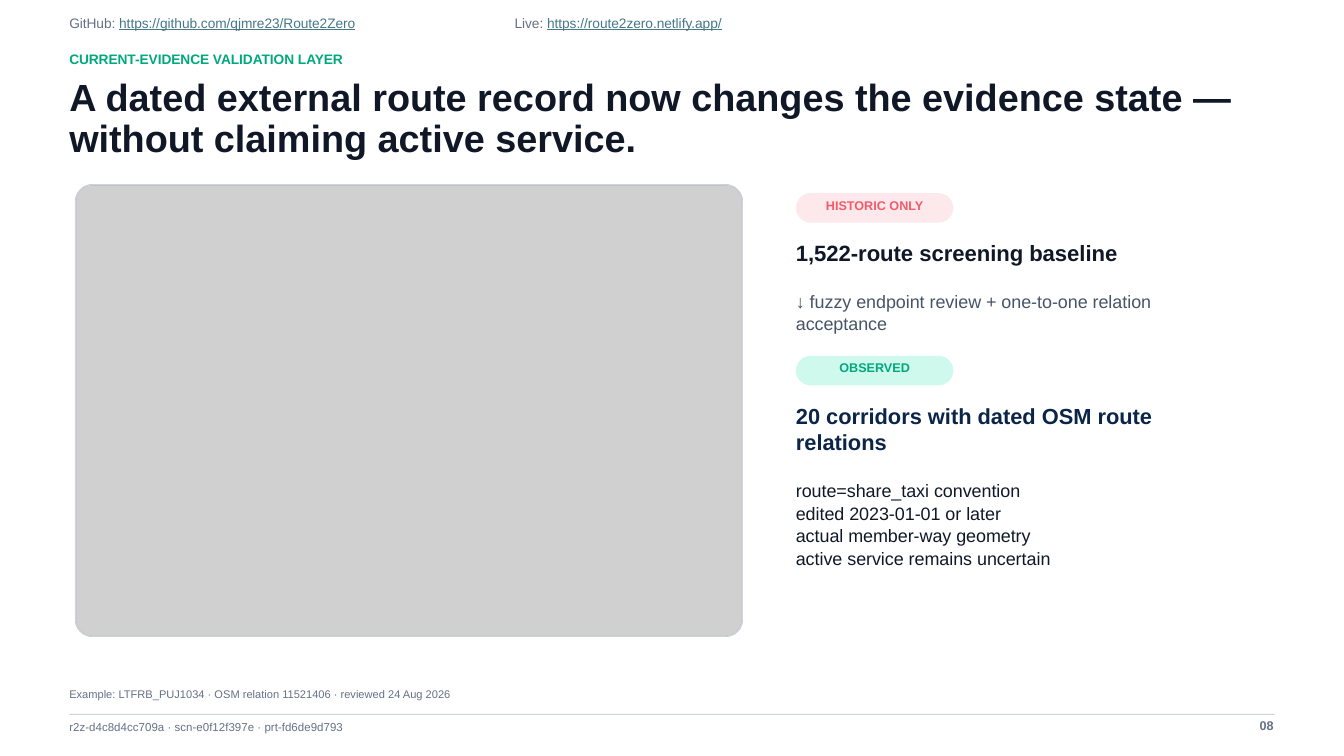
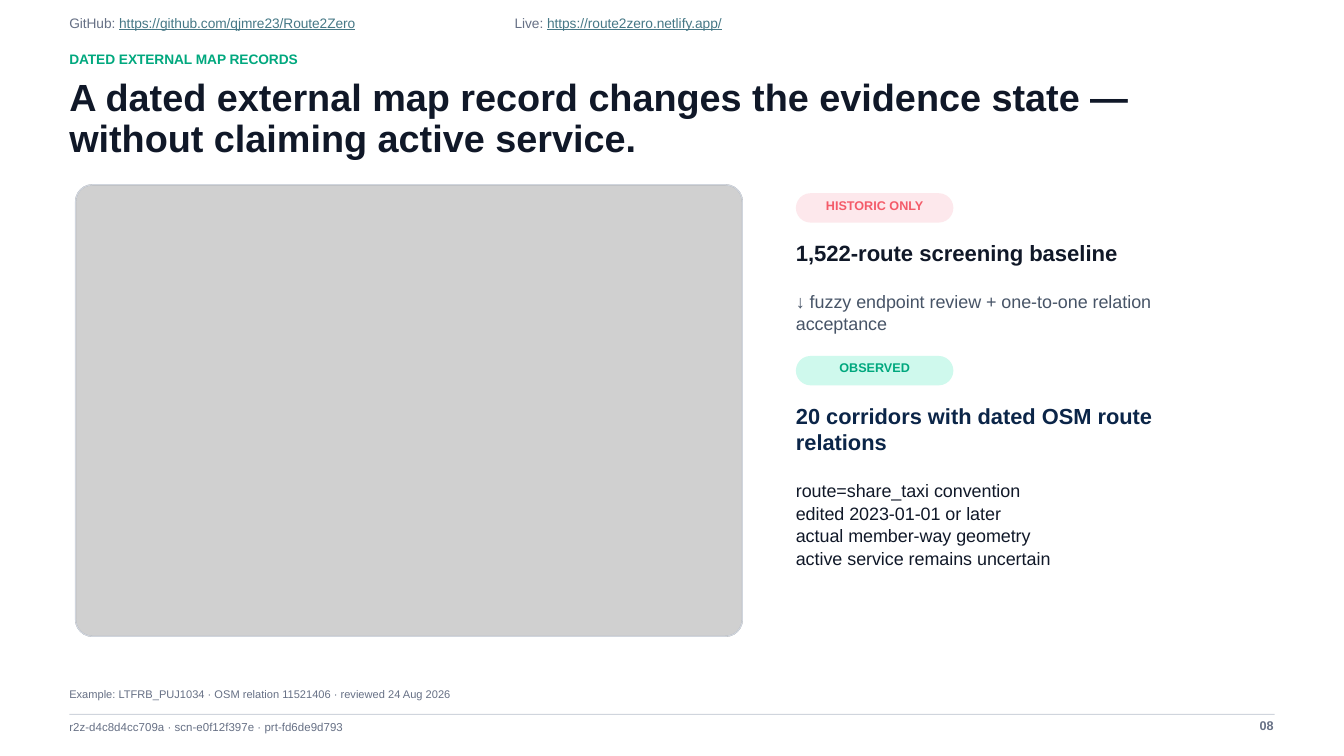
Before and after one commit to qjmre23/Route2Zero, a slide deck: slide 8 of output/submission/Route2Zero_Concept_Deck_20_Slides.pptx. Drawn at 1344x756 pixels with LibreOffice and Linux fonts; fonts in the diff are those of the drawing; grey boxes stand for pictures. Boxes give left, top, right and bottom in pixels: in the first picture for what was removed or moved away, otherwise in the second. Text is boxed around its words. In the diff, an @@ line names an element or a change of style, - is before the commit and + after.

```diff
--- a/output/submission/Route2Zero_Concept_Deck_20_Slides.pptx
+++ b/output/submission/Route2Zero_Concept_Deck_20_Slides.pptx
@@ text at (x1=69, y1=54, x2=298, y2=64): text changed @@
-CURRENT-EVIDENCE VALIDATION LAYER
+DATED EXTERNAL MAP RECORDS
@@ text at (x1=69, y1=83, x2=1080, y2=160): text changed @@
-A dated external route record now changes the evidence state — without claiming active service.
+A dated external map record changes the evidence state — without claiming active service.
```
Also in this commit, not shown: 4 other slides changed, 59 other files.
